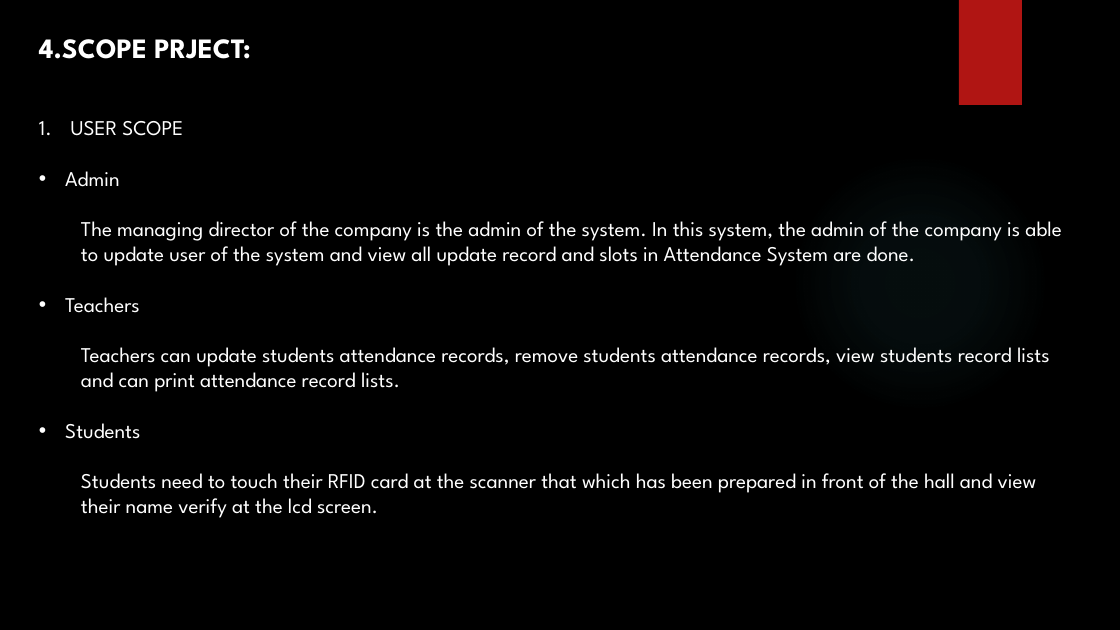
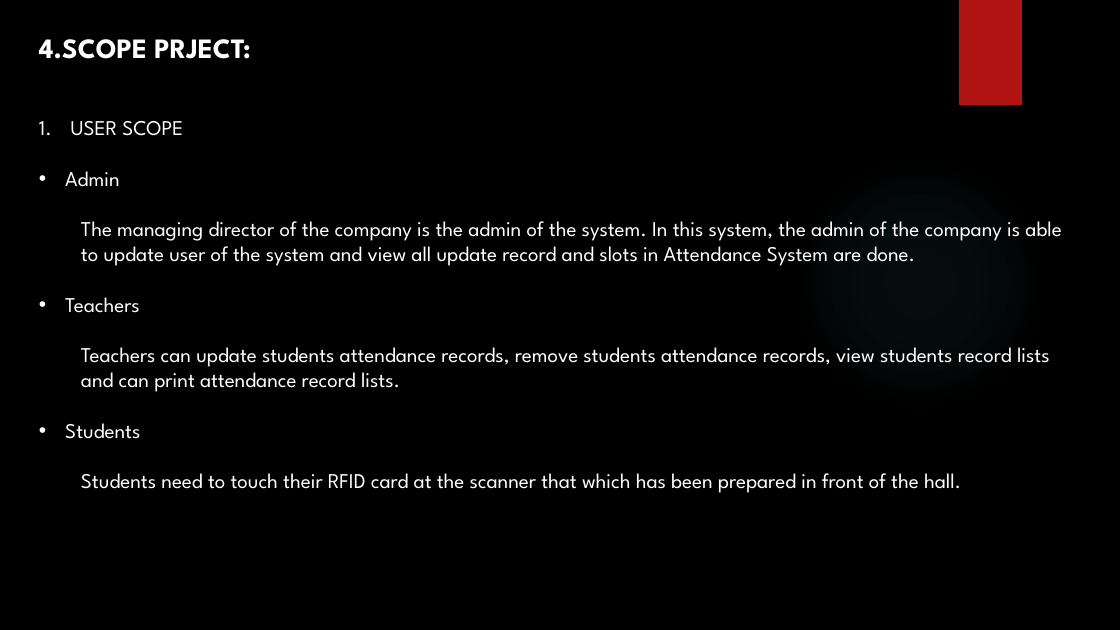
Before and after one commit to FarissAdnann/FYPGROUP2, a slide deck: slide 6 of Faris/Laporan/Presentation1.pptx. Drawn at 1120x630 pixels with LibreOffice and Linux fonts; fonts in the diff are those of the drawing; background and template pictures are left out. Boxes give left, top, right and bottom in pixels: in the first picture for what was removed or moved away, otherwise in the second. Text is boxed around its words. In the diff, an @@ line names an element or a change of style, - is before the commit and + after.

```diff
--- a/Faris/Laporan/Presentation1.pptx
+++ b/Faris/Laporan/Presentation1.pptx
@@ text at [81,473,961,493]: text changed @@
-  Students need to touch their RFID card at the scanner that which has been prepared in front of the hall and view their name verify at the lcd screen.
+  Students need to touch their RFID card at the scanner that which has been prepared in front of the hall.
```
Also in this commit, not shown: 3 other slides changed, 45 other files.
